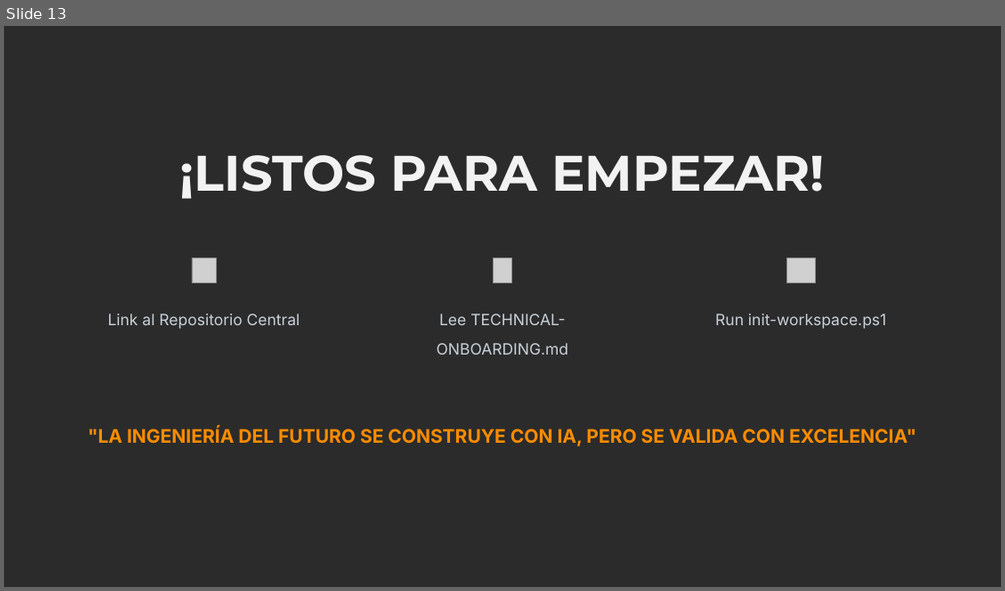
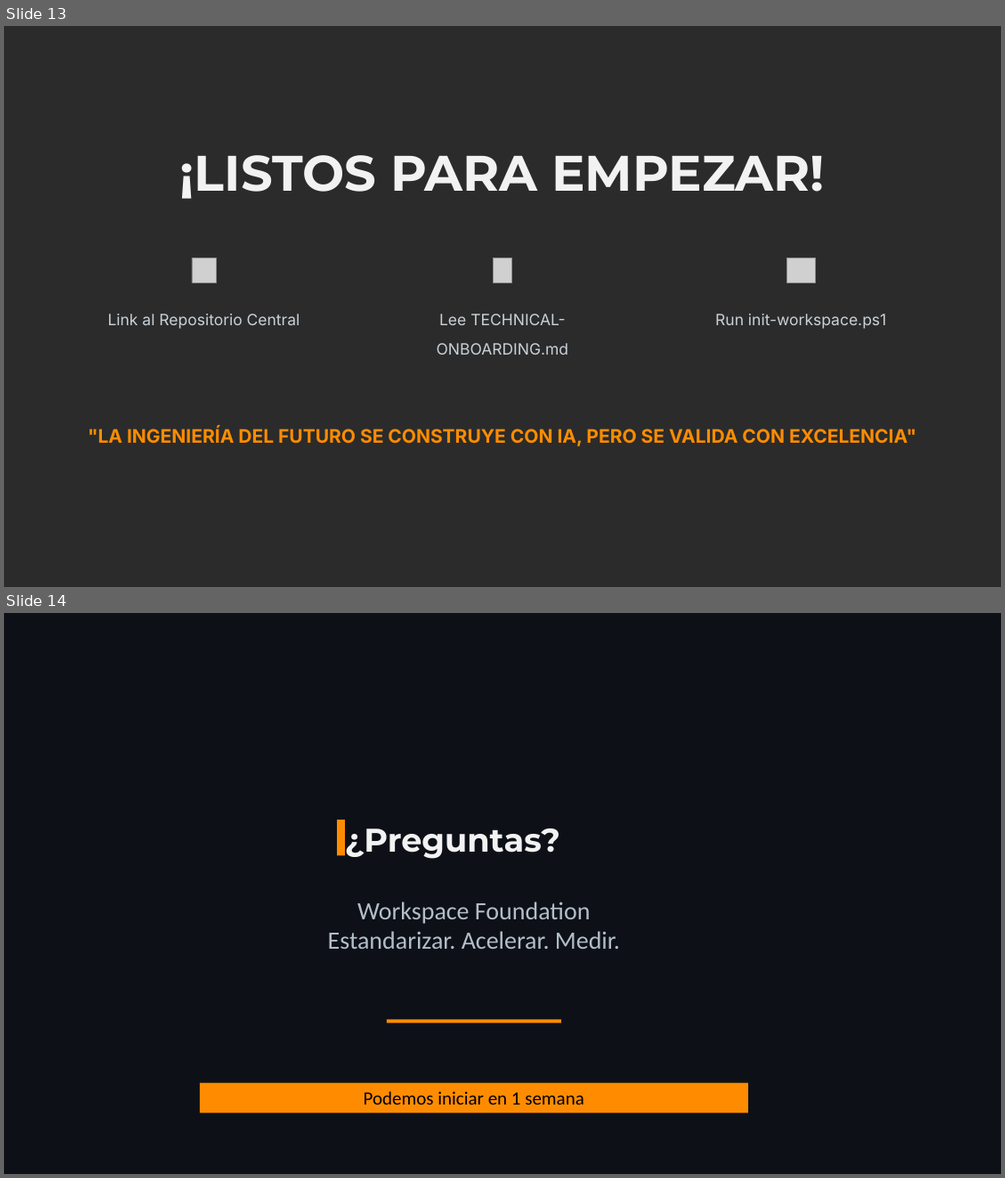
Before and after one commit to EmmanuelOrtiz87/gentle-vanguard, a slide deck: docs/Workspace Foundation - Technical Onboarding.pptx. Shown one above the other, each under a label of ours: slide 13 before the commit, slides 13 and 14 after it. The pictures are 1005x591 and 1005x1178 pixels, drawn with LibreOffice and Linux fonts; fonts in the diff are those of the drawing; grey boxes stand for pictures; background and template pictures are left out; a plain dark background stands for a picture behind light text. Boxes give left, top, right and bottom in pixels: in the first picture for what was removed or moved away, otherwise in the second. Text is boxed around its words. In the diff, an @@ line names an element or a change of style, - is before the commit and + after.

```diff
--- a/docs/Workspace Foundation - Technical Onboarding.pptx
+++ b/docs/Workspace Foundation - Technical Onboarding.pptx
@@ slide 14 added at [4, 613, 1001, 1174], background #0D1117 @@
@@ rectangle added at [337, 819, 344, 855], fill #FF8C00 @@
@@ text added at [345, 828, 560, 859], 31.5 pt, text #F2F2F2, bold @@
+¿Preguntas?
@@ text added at [328, 901, 620, 949], 24 pt, text #B4BEC8 @@
+Workspace Foundation
+Estandarizar. Acelerar. Medir.
@@ rectangle added at [387, 1019, 561, 1022], fill #FF8C00 @@
@@ rectangle added at [200, 1083, 748, 1112], fill #FF8C00, 18 pt, text #000000 @@
+Podemos iniciar en 1 semana
```
Also in this commit, not shown: 1 slide changed, 1 slide removed, 2 other files.
